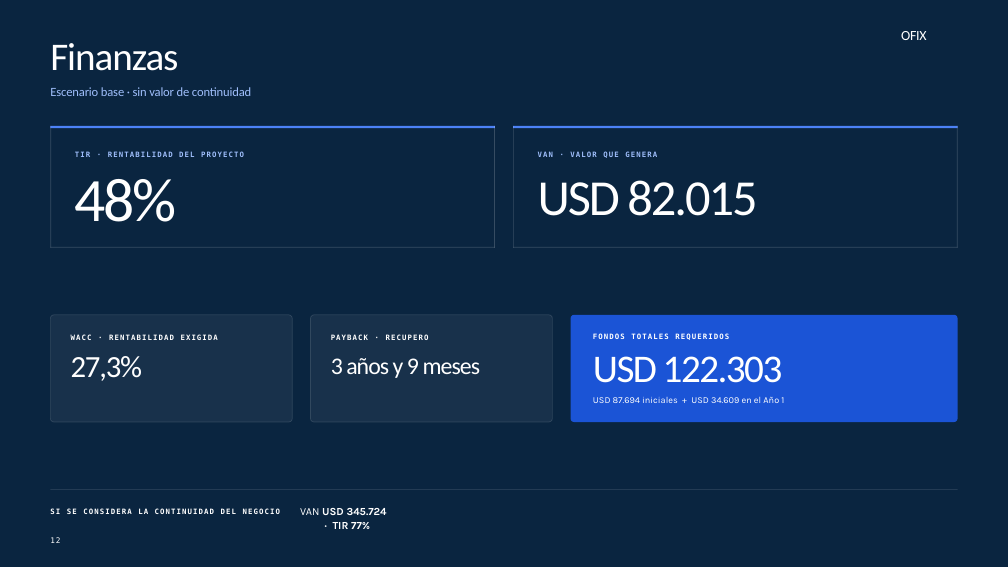
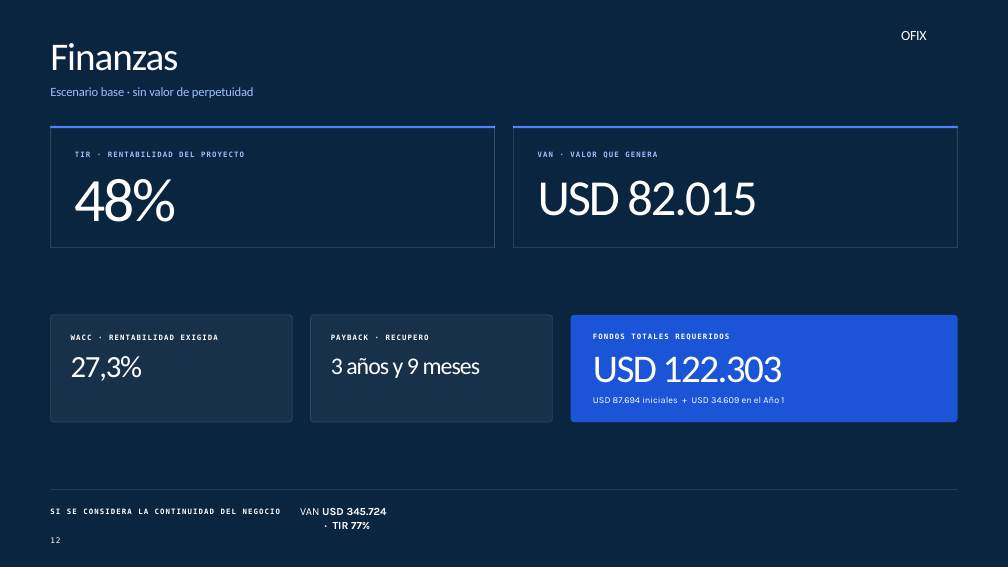
Before and after one commit to franfontana9/OFIX, a slide deck: slide 13 of presentacion/OFIX PARA GOOGLE SLIDES.pptx. Drawn at 1008x567 pixels with LibreOffice and Linux fonts; fonts in the diff are those of the drawing; background and template pictures are left out. Boxes give left, top, right and bottom in pixels: in the first picture for what was removed or moved away, otherwise in the second. Text is boxed around its words. In the diff, an @@ line names an element or a change of style, - is before the commit and + after.

```diff
--- a/presentacion/OFIX PARA GOOGLE SLIDES.pptx
+++ b/presentacion/OFIX PARA GOOGLE SLIDES.pptx
@@ text at [50, 87, 254, 98]: text changed @@
-Escenario base · sin valor de continuidad
+Escenario base · sin valor de perpetuidad
```
Also in this commit, not shown: 3 other slides changed, 3 other files.
